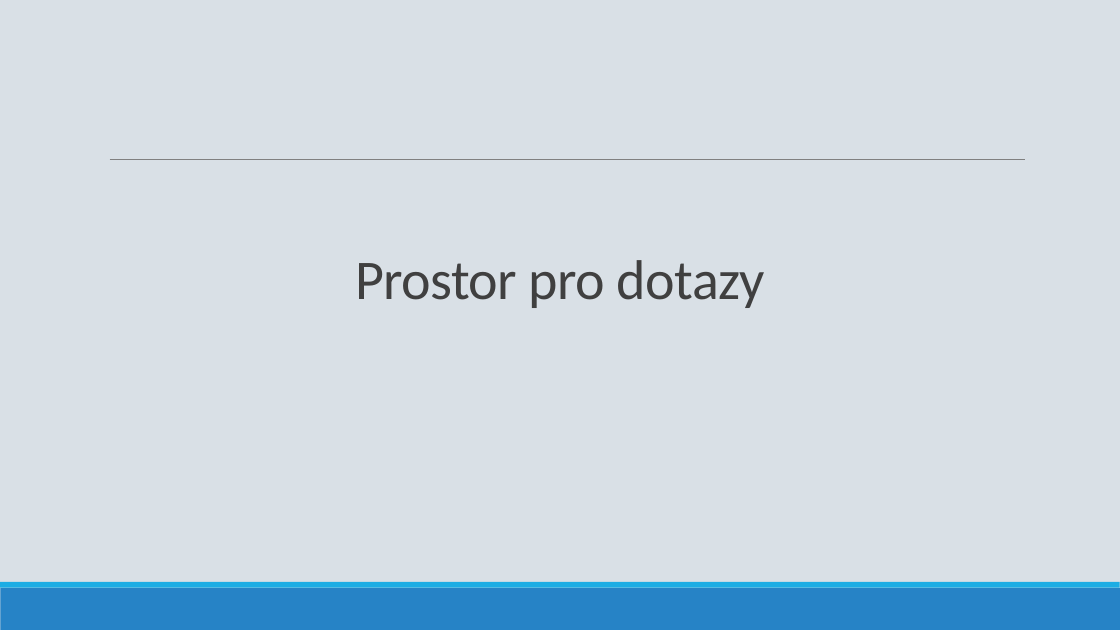
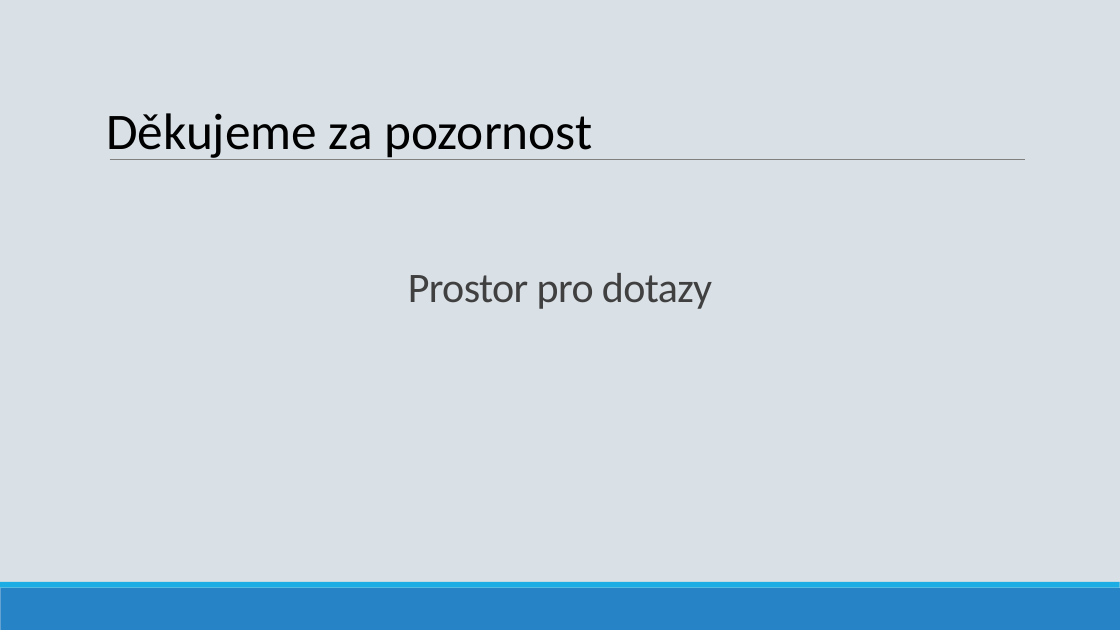
Before and after one commit to ldrahnik/ial_project_2019_2020, a slide deck: slide 9 of defense/presentation.pptx. Drawn at 1120x630 pixels with LibreOffice and Linux fonts; fonts in the diff are those of the drawing. Boxes give left, top, right and bottom in pixels: in the first picture for what was removed or moved away, otherwise in the second. Text is boxed around its words. In the diff, an @@ line names an element or a change of style, - is before the commit and + after.

```diff
--- a/defense/presentation.pptx
+++ b/defense/presentation.pptx
@@ text added at box(106, 113, 592, 160), 44 pt, text #000000 @@
+Děkujeme za pozornost
@@ title "Prostor pro dotazy" at box(408, 273, 712, 309): size 48 to 36 pt @@
```
Also in this commit, not shown: 6 other slides changed, 1 slide added, 1 slide removed.
